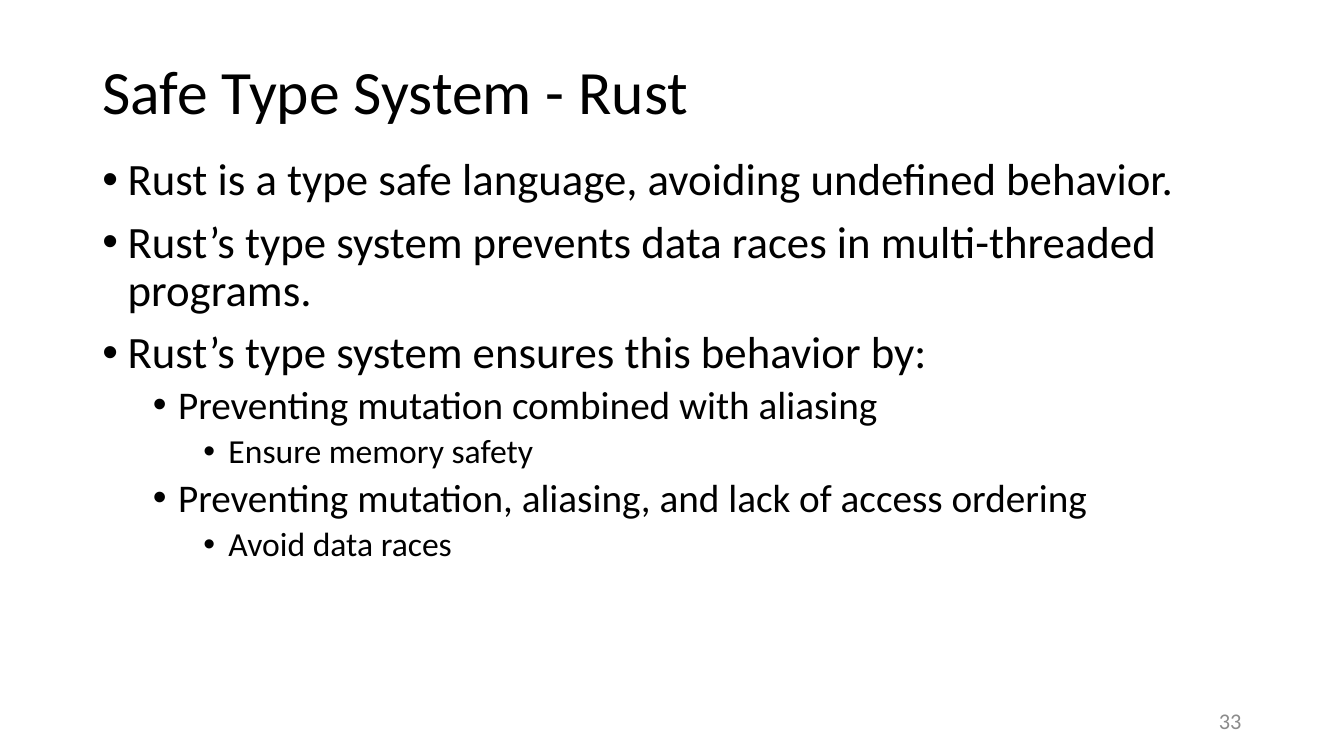
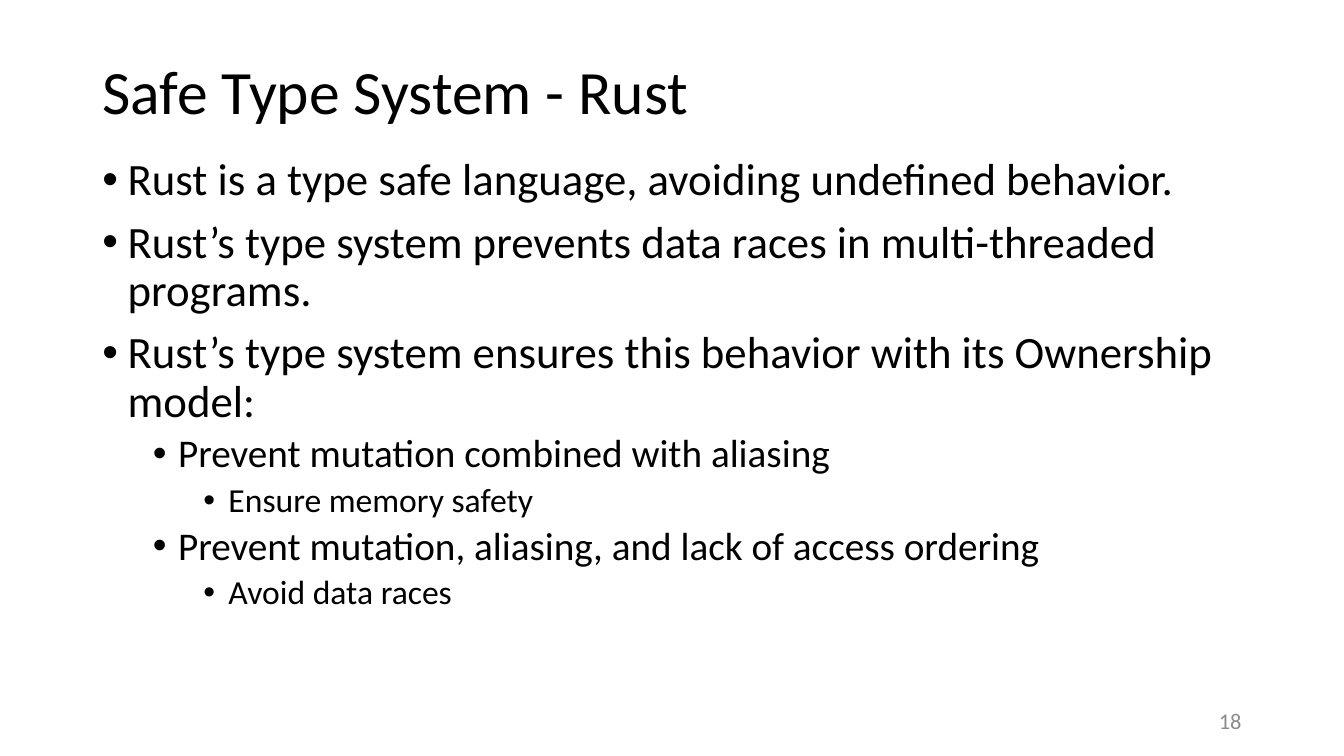
Before and after one commit to JimFawcett/JimFawcett.github.io, a slide deck: slide 18 of Resources/RustModels.pptx (slide 33 before the commit). Drawn at 1344x756 pixels with LibreOffice and Linux fonts; fonts in the diff are those of the drawing. Boxes give left, top, right and bottom in pixels: in the first picture for what was removed or moved away, otherwise in the second. Text is boxed around its words. In the diff, an @@ line names an element or a change of style, - is before the commit and + after.

Commit message:
reorganized and pruned RustModels presentation

```diff
--- a/Resources/RustModels.pptx
+++ b/Resources/RustModels.pptx
@@ text at [128, 336, 1212, 474]: text changed @@
-• Rust’s type system ensures this behavior by:
-  • Preventing mutation combined with aliasing
+• Rust’s type system ensures this behavior with its Ownership model:
+  • Prevent mutation combined with aliasing
@@ text at [178, 532, 1039, 567]: text changed @@
-  • Preventing mutation, aliasing, and lack of access ordering
+  • Prevent mutation, aliasing, and lack of access ordering
@@ page number at [1219, 714, 1242, 729]: text changed @@
-33
+18
```
Also in this commit, not shown: 18 other slides changed, 4 slides added, 12 slides removed, 1 other file.
